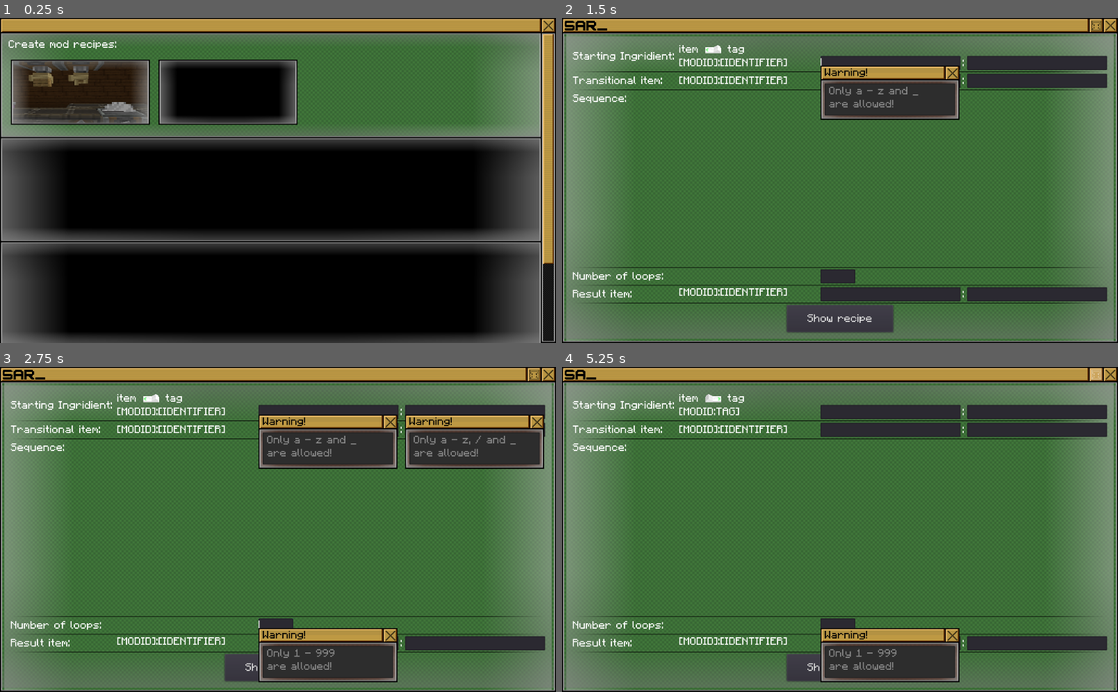
Above: before the commit, frames 1-4 (two rows, left to right).
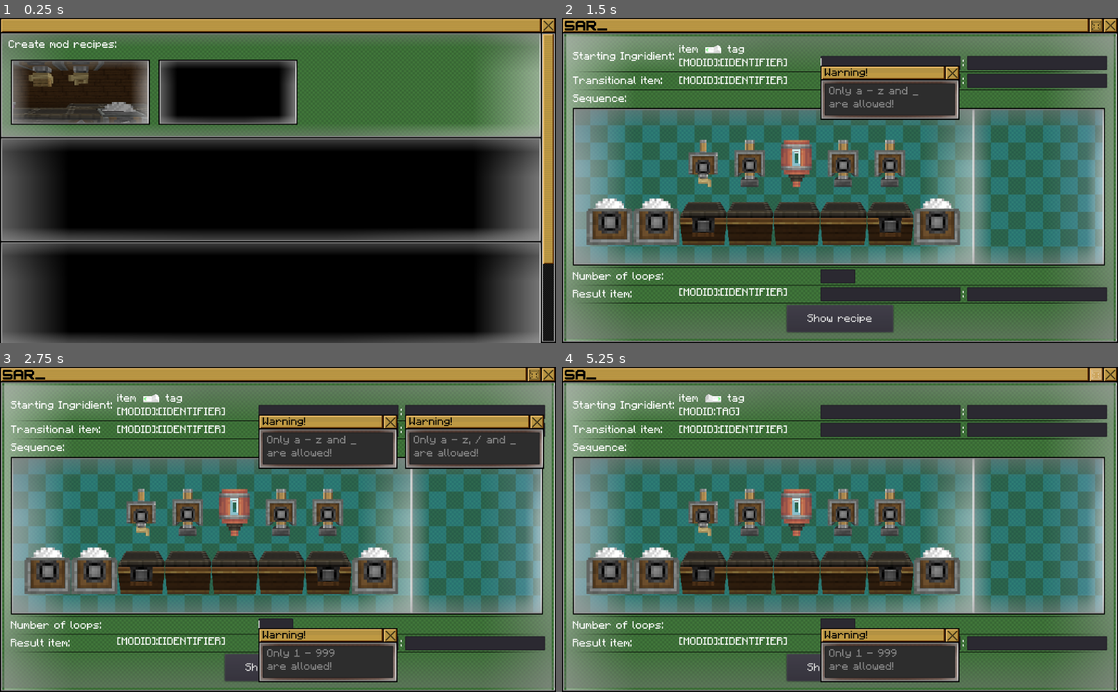
Above: after the commit, the same moments.

Repository: GibberishDev/SARM
Game: Godot game, scene res://src/MainWindow.tscn
Two runs of this game, one before a commit and one after it. Both use one fixed random seed, a clock stepped at 60 frames per second and the inputs below.
Inputs (mouse positions are in pixels of both pictures, inside the frame that each line leads up to):
- Up to frame 1 (0.25 s): no input
- Up to frame 2 (1.5 s): click (639, 92) at 0.5 s; click (890, 63) at 1.27 s; type "12" at 1.35 s
- Up to frame 3 (2.75 s): click (472, 412) at 1.5 s; type "12" at 1.58 s; click (328, 428) at 1.73 s; type "12" at 1.82 s; click (472, 428) at 2.02 s; type "12" at 2.1 s; click (278, 627) at 2.25 s; type "Alex" at 2.33 s; click (328, 643) at 2.48 s; type "Alex" at 2.57 s
- Up to frame 4 (5.25 s): click "Show recipe" at 2.75 s; click (1095, 373) at 3.5 s; click (712, 399) at 4.25 s; click (1095, 373) at 5 s

The runs differ from the first frame. In frame 1, 0.7% of the frame differs, in the area x 26-98%, y 5-100%; in frame 2, 38%; in frame 3, 37%; in frame 4, 39%, in the area x 0-100%, y 4-100%.

Commit message:
more viasual changes

Diff:
--- a/SARM/src/create/SequencedAssembly/MainWindowCreateSA.tscn
+++ b/SARM/src/create/SequencedAssembly/MainWindowCreateSA.tscn
@@ -22,6 +22,7 @@
 [ext_resource path="res://src/create/SequencedAssembly/mainWindowCreateSAScripts/transit_item.gd" type="Script" id=20]
 [ext_resource path="res://assets/closeBtnFrames.png" type="Texture" id=21]
 [ext_resource path="res://src/create/SequencedAssembly/signalScripts/TagEdit.gd" type="Script" id=22]
+[ext_resource path="res://src/create/SequencedAssembly/elements/SequencePreview.tscn" type="PackedScene" id=23]
 
 [sub_resource type="AtlasTexture" id=1]
 atlas = ExtResource( 8 )
@@ -523,6 +524,8 @@
 margin_bottom = 321.0
 size_flags_horizontal = 3
 size_flags_vertical = 3
+
+[node name="Node2D" parent="Control/bgOverlay/MainFrame/HBC/VBoxContainer/mainMenu/SequenceParams/VBoxContainer/SequenceVisualizer" instance=ExtResource( 23 )]
 
 [node name="separator3" type="TextureRect" parent="Control/bgOverlay/MainFrame/HBC/VBoxContainer/mainMenu"]
 margin_top = 414.0
--- a/SARM/src/create/SequencedAssembly/elements/SequencePreview.gd
+++ b/SARM/src/create/SequencedAssembly/elements/SequencePreview.gd
@@ -2,9 +2,25 @@
 
 var sequenceText = ["", "", "", "", "", "", "", ""]
 
-var pressSequenceTemplate = "		{\n			\"type\":\"create:pressing\",\n			\"ingredients\":[{TIR}],\n			\"results\":[{TIR}]\n		}"
-var sawSequenceTemplate = "		{\n			\"type\":\"create:cutting\",\n			\"ingredients\":[{TIR}],\n			\"results\":[{TIR}],\n			\"processingTime\": TIME\n		}"
-var spoutSequenceTemplate = "		{\n			\"type\":\"create:filling\",\n			\"ingredients\":[{TIR},{\"fluid\":\"FLUID\",\"amount\":AMOUNT}],\n			\"results\":[{TIR}],\n		}"
+var pressSequenceTemplate = """
+		{
+			\"type\":\"create:pressing\",
+			\"ingredients\":[{TIR}],
+			\"results\":[{TIR}]
+		}"""
+var sawSequenceTemplate = """
+		{
+			\"type\":\"create:cutting\",
+			\"ingredients\":[{TIR}],
+			\"results\":[{TIR}],
+			\"processingTime\": TIME
+		}"""
+var spoutSequenceTemplate = """
+		{
+			\"type\":\"create:filling\",
+			\"ingredients\":[{TIR},{\"fluid\":\"FLUID\",\"amount\":AMOUNT}],
+			\"results\":[{TIR}],
+		}"""
 
 var SequenceTypes = [1, 1, 2, 0, 3, 0, 0, 1] #0 - press recipe, 1 - saw recipe, 2 - spout recipe, 3 - deployer recipe
 var ConveyorState = [false, false, false, false, false, false, false, false, false, false]
@@ -21,19 +37,19 @@
 			0:
 				ConveyorState[i+1] = true
 				get_node("machines/" + str(i+1)).frame = 0
-				get_node("machines/" + str(i+1)).position.y = -160
+				get_node("machines/" + str(i+1)).position.y = -128
 			1:
 				ConveyorState[i+1] = false
 				get_node("machines/" + str(i+1)).frame = 1
-				get_node("machines/" + str(i+1)).position.y = 0
+				get_node("machines/" + str(i+1)).position.y = 32
 			2:
 				ConveyorState[i+1] = true
 				get_node("machines/" + str(i+1)).frame = 2
-				get_node("machines/" + str(i+1)).position.y = -160
+				get_node("machines/" + str(i+1)).position.y = -128
 			3:
 				ConveyorState[i+1] = true
 				get_node("machines/" + str(i+1)).frame = 3
-				get_node("machines/" + str(i+1)).position.y = -160
+				get_node("machines/" + str(i+1)).position.y = -128
 	for i in range(1,9): #update conveyor sprites
 		match ConveyorState[i]:
 			true:
@@ -70,3 +86,16 @@
 				sequenceText[i] = spoutSequenceTemplate
 			3:
 				sequenceText[i] = sawSequenceTemplate
+
+func updateSize():
+	var max_size_x = get_node("..").rect_size.x
+	var max_size_y = get_node("..").rect_size.y
+	var pref_size_x = 0.7 * max_size_x
+	var scale_modifier =  pref_size_x / 1024
+	$"../HBoxContainer/visualizerContainer".rect_min_size.x = 0.75 * max_size_x
+	scale = Vector2(scale_modifier, scale_modifier)
+	position.x = max_size_x * 0.025
+	position.y = max_size_y * 0.5
+
+func _on_Control_resized():
+	updateSize()
--- a/SARM/src/create/SequencedAssembly/elements/SequencePreview.tscn
+++ b/SARM/src/create/SequencedAssembly/elements/SequencePreview.tscn
@@ -9,8 +9,10 @@
 [ext_resource path="res://assets/spout.png" type="Texture" id=7]
 [ext_resource path="res://assets/deployer.png" type="Texture" id=8]
 [ext_resource path="res://assets/press.png" type="Texture" id=9]
+[ext_resource path="res://assets/bg_ninePatch.png" type="Texture" id=10]
+[ext_resource path="res://assets/bg_tint.png" type="Texture" id=11]
 
-[sub_resource type="SpriteFrames" id=2]
+[sub_resource type="SpriteFrames" id=1]
 animations = [ {
 "frames": [ ExtResource( 1 ), ExtResource( 3 ), ExtResource( 2 ), ExtResource( 5 ) ],
 "loop": true,
@@ -26,90 +28,168 @@
 "speed": 5.0
 } ]
 
-[node name="Node2D" type="Node2D"]
+[node name="Control" type="Control"]
+anchor_right = 1.0
+anchor_bottom = 1.0
+rect_min_size = Vector2( 984, 0 )
+__meta__ = {
+"_edit_use_anchors_": false
+}
+
+[node name="HBoxContainer" type="HBoxContainer" parent="."]
+anchor_right = 1.0
+anchor_bottom = 1.0
+__meta__ = {
+"_edit_use_anchors_": false
+}
+
+[node name="visualizerContainer" type="Control" parent="HBoxContainer"]
+margin_bottom = 600.0
+size_flags_vertical = 3
+
+[node name="ColorRect" type="TextureRect" parent="HBoxContainer/visualizerContainer"]
+self_modulate = Color( 1, 1, 1, 0.294118 )
+anchor_right = 1.0
+anchor_bottom = 1.0
+texture = ExtResource( 11 )
+expand = true
+stretch_mode = 2
+__meta__ = {
+"_edit_use_anchors_": false
+}
+
+[node name="NinePatchRect" type="NinePatchRect" parent="HBoxContainer/visualizerContainer"]
+anchor_right = 1.0
+anchor_bottom = 1.0
+texture = ExtResource( 10 )
+region_rect = Rect2( 0, 0, 10, 12 )
+patch_margin_left = 4
+patch_margin_top = 4
+patch_margin_right = 2
+patch_margin_bottom = 4
+__meta__ = {
+"_edit_use_anchors_": false
+}
+
+[node name="visualizerContainerOptions" type="Control" parent="HBoxContainer"]
+margin_left = 4.0
+margin_right = 1024.0
+margin_bottom = 600.0
+size_flags_horizontal = 3
+size_flags_vertical = 3
+
+[node name="ColorRect2" type="TextureRect" parent="HBoxContainer/visualizerContainerOptions"]
+self_modulate = Color( 1, 1, 1, 0.294118 )
+anchor_right = 1.0
+anchor_bottom = 1.0
+margin_left = -4.0
+margin_right = -4.0
+texture = ExtResource( 11 )
+expand = true
+stretch_mode = 2
+__meta__ = {
+"_edit_use_anchors_": false
+}
+
+[node name="NinePatchRect2" type="NinePatchRect" parent="HBoxContainer/visualizerContainerOptions"]
+anchor_right = 1.0
+anchor_bottom = 1.0
+margin_left = -4.0
+margin_right = -4.0
+texture = ExtResource( 10 )
+region_rect = Rect2( 2, 0, 10, 12 )
+patch_margin_left = 2
+patch_margin_top = 4
+patch_margin_right = 4
+patch_margin_bottom = 4
+__meta__ = {
+"_edit_use_anchors_": false
+}
+
+[node name="visualization" type="Node2D" parent="."]
 script = ExtResource( 4 )
 
-[node name="conveyorSprites" type="Node2D" parent="."]
-position = Vector2( 0, 256 )
+[node name="conveyorSprites" type="Node2D" parent="visualization"]
 
-[node name="1" type="AnimatedSprite" parent="conveyorSprites"]
-position = Vector2( 64, 64 )
-frames = SubResource( 2 )
+[node name="1" type="AnimatedSprite" parent="visualization/conveyorSprites"]
+position = Vector2( 64, 96 )
+frames = SubResource( 1 )
 
-[node name="2" type="AnimatedSprite" parent="conveyorSprites"]
-position = Vector2( 192, 64 )
-frames = SubResource( 2 )
+[node name="2" type="AnimatedSprite" parent="visualization/conveyorSprites"]
+position = Vector2( 192, 96 )
+frames = SubResource( 1 )
 frame = 1
 
-[node name="3" type="AnimatedSprite" parent="conveyorSprites"]
-position = Vector2( 320, 64 )
-frames = SubResource( 2 )
+[node name="3" type="AnimatedSprite" parent="visualization/conveyorSprites"]
+position = Vector2( 320, 96 )
+frames = SubResource( 1 )
 frame = 1
 
-[node name="4" type="AnimatedSprite" parent="conveyorSprites"]
-position = Vector2( 448, 64 )
-frames = SubResource( 2 )
+[node name="4" type="AnimatedSprite" parent="visualization/conveyorSprites"]
+position = Vector2( 448, 96 )
+frames = SubResource( 1 )
 frame = 1
 
-[node name="5" type="AnimatedSprite" parent="conveyorSprites"]
-position = Vector2( 576, 64 )
-frames = SubResource( 2 )
+[node name="5" type="AnimatedSprite" parent="visualization/conveyorSprites"]
+position = Vector2( 576, 96 )
+frames = SubResource( 1 )
 frame = 1
 
-[node name="6" type="AnimatedSprite" parent="conveyorSprites"]
-position = Vector2( 704, 64 )
-frames = SubResource( 2 )
+[node name="6" type="AnimatedSprite" parent="visualization/conveyorSprites"]
+position = Vector2( 704, 96 )
+frames = SubResource( 1 )
 frame = 1
 
-[node name="7" type="AnimatedSprite" parent="conveyorSprites"]
-position = Vector2( 832, 64 )
-frames = SubResource( 2 )
+[node name="7" type="AnimatedSprite" parent="visualization/conveyorSprites"]
+position = Vector2( 832, 96 )
+frames = SubResource( 1 )
 frame = 1
 
-[node name="8" type="AnimatedSprite" parent="conveyorSprites"]
-position = Vector2( 960, 64 )
-frames = SubResource( 2 )
+[node name="8" type="AnimatedSprite" parent="visualization/conveyorSprites"]
+position = Vector2( 960, 96 )
+frames = SubResource( 1 )
 frame = 2
 
-[node name="machines" type="Node2D" parent="."]
-position = Vector2( 0, 256 )
+[node name="machines" type="Node2D" parent="visualization"]
 
-[node name="1" type="AnimatedSprite" parent="machines"]
-position = Vector2( 0, -192 )
-frames = SubResource( 1 )
+[node name="1" type="AnimatedSprite" parent="visualization/machines"]
+position = Vector2( 0, -160 )
+frames = SubResource( 2 )
 offset = Vector2( 64, 64 )
 
-[node name="2" type="AnimatedSprite" parent="machines"]
-position = Vector2( 128, -192 )
-frames = SubResource( 1 )
+[node name="2" type="AnimatedSprite" parent="visualization/machines"]
+position = Vector2( 128, -160 )
+frames = SubResource( 2 )
 offset = Vector2( 64, 64 )
 
-[node name="3" type="AnimatedSprite" parent="machines"]
-position = Vector2( 256, -192 )
-frames = SubResource( 1 )
+[node name="3" type="AnimatedSprite" parent="visualization/machines"]
+position = Vector2( 256, -160 )
+frames = SubResource( 2 )
 offset = Vector2( 64, 64 )
 
-[node name="4" type="AnimatedSprite" parent="machines"]
-position = Vector2( 384, -192 )
-frames = SubResource( 1 )
+[node name="4" type="AnimatedSprite" parent="visualization/machines"]
+position = Vector2( 384, -160 )
+frames = SubResource( 2 )
 offset = Vector2( 64, 64 )
 
-[node name="5" type="AnimatedSprite" parent="machines"]
-position = Vector2( 512, -192 )
-frames = SubResource( 1 )
+[node name="5" type="AnimatedSprite" parent="visualization/machines"]
+position = Vector2( 512, -160 )
+frames = SubResource( 2 )
 offset = Vector2( 64, 64 )
 
-[node name="6" type="AnimatedSprite" parent="machines"]
-position = Vector2( 640, -192 )
-frames = SubResource( 1 )
+[node name="6" type="AnimatedSprite" parent="visualization/machines"]
+position = Vector2( 640, -160 )
+frames = SubResource( 2 )
 offset = Vector2( 64, 64 )
 
-[node name="7" type="AnimatedSprite" parent="machines"]
-position = Vector2( 768, -192 )
-frames = SubResource( 1 )
+[node name="7" type="AnimatedSprite" parent="visualization/machines"]
+position = Vector2( 768, -160 )
+frames = SubResource( 2 )
 offset = Vector2( 64, 64 )
 
-[node name="8" type="AnimatedSprite" parent="machines"]
-position = Vector2( 896, -192 )
-frames = SubResource( 1 )
+[node name="8" type="AnimatedSprite" parent="visualization/machines"]
+position = Vector2( 896, -160 )
+frames = SubResource( 2 )
 offset = Vector2( 64, 64 )
+
+[connection signal="resized" from="." to="visualization" method="_on_Control_resized"]
--- a/SARM/src/create/SequencedAssembly/mainWindowCreateSAScripts/seqAssemblyGenText.gd
+++ b/SARM/src/create/SequencedAssembly/mainWindowCreateSAScripts/seqAssemblyGenText.gd
@@ -15,7 +15,9 @@
 export var numberLoops = int(1)
 var outputText = ""
 var startText = ""
-const createSAStartingText = "{\n	\"credit\": \"Made using SARM tool by GibberishDev\",\n	\"type\": \"create:sequenced_assembly\",\n"
+const createSAStartingText = """{
+	\"credit\": \"Made using SARM tool by GibberishDev\",
+	\"type\": \"create:sequenced_assembly\","""
 var seqOne = "		{Sequence One}"
 var seqTwo = "		{Sequence Two}"
 var seqThree = "		{Etc.}"
@@ -56,6 +58,10 @@
 	startText += "	\"transitionalItem\": {" + str(transitItem) + "},\n"
 	startText += "	\"sequence\": [\n"
 	return startText
+
+
+
+
 func addSequenceText		(one:String, two:String, three:String, four:String, five:String, six:String, seven:String, eight:String):
 	seqText = ""
 	if one != "":
@@ -98,7 +104,12 @@
 func endingText				(resultItem:String,loops:int):
 	endingRecipeText = ""
 	loops = int(nodeInstance_LP.loops)
-	endingRecipeText = "	\"results\": [\n		\"item\": \"" + str(resultItem) + "\"\n	],\n	\"loops\": " + str(loops) + "\n}"
+	endingRecipeText = """
+	\"results\": [
+		\"item\": \"""" + str(resultItem) + """\"
+	],
+	\"loops\": """ + str(loops) + """
+}"""
 	return endingRecipeText
 func addToOutputText		(text:String)-> void:
 	outputText += text
Binary file changed: SARM/assets/bg_ninePatch.png
Binary file added: SARM/assets/bg_tint.png
Not shown, added: SARM/assets/bg_tint.png.import
Not shown: 1 places in SARM/src/create/SequencedAssembly/MainWindowCreateSA.tscn that only renumber resources
Not shown: 2 places in SARM/src/create/SequencedAssembly/elements/SequencePreview.tscn that only renumber resources
